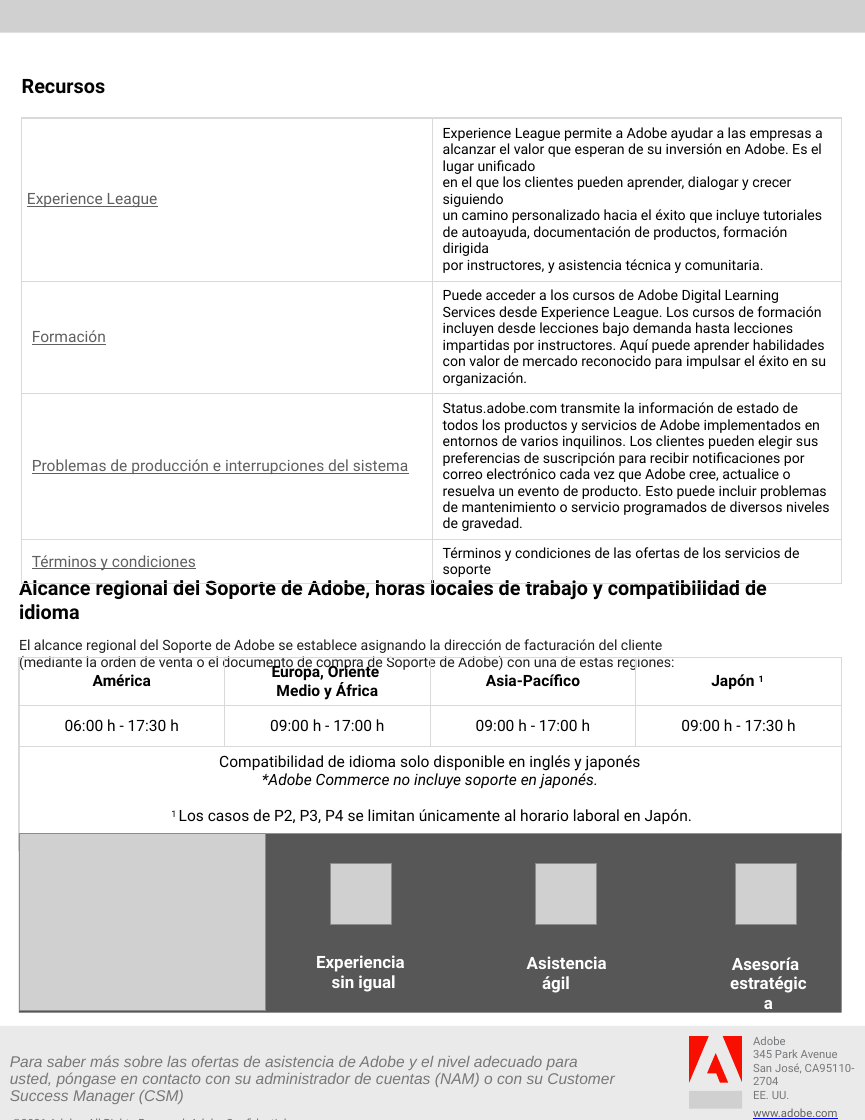
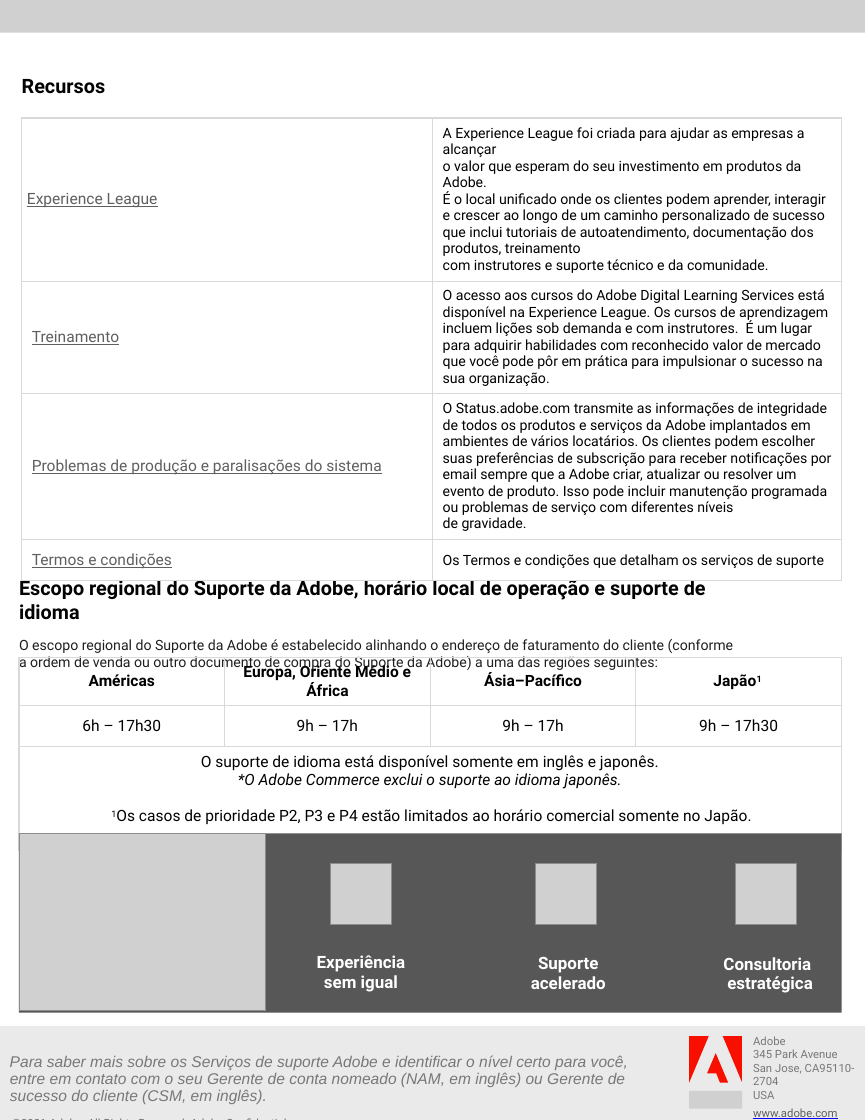
Before and after one commit to AdobeDocs/support-resources.pt-BR, a slide deck: slide 3 of help/data-sheets/assets/OnlineSupportDatasheet.pptx. Drawn at 865x1120 pixels with LibreOffice and Linux fonts; fonts in the diff are those of the drawing; grey boxes stand for pictures; background and template pictures are left out. Boxes give left, top, right and bottom in pixels: in the first picture for what was removed or moved away, otherwise in the second. Text is boxed around its words. In the diff, an @@ line names an element or a change of style, - is before the commit and + after.

```diff
--- a/help/data-sheets/assets/OnlineSupportDatasheet.pptx
+++ b/help/data-sheets/assets/OnlineSupportDatasheet.pptx
@@ table at [21,118,842,573] @@
-row 1, column 2: Experience League permite a Adobe ayudar a las empresas a alcanzar el valor que esperan de su inversión en Adobe. Es el lugar unificado en el que los clientes pueden aprender, dialogar y crecer siguiendo un camino personalizado hacia el éxito que incluye tutoriales de autoayuda, documentación de productos, formación dirigida por instructores, y asistencia técnica y comunitaria.
+row 1, column 2: A Experience League foi criada para ajudar as empresas a alcançar o valor que esperam do seu investimento em produtos da Adobe. É o local unificado onde os clientes podem aprender, interagir e crescer ao longo de um caminho personalizado de sucesso que inclui tutoriais de autoatendimento, documentação dos produtos, treinamento com instrutores e suporte técnico e da comunidade.
-row 2, column 1: Formación
+row 2, column 1: Treinamento
-row 2, column 2: Puede acceder a los cursos de Adobe Digital Learning Services desde Experience League. Los cursos de formación incluyen desde lecciones bajo demanda hasta lecciones impartidas por instructores. Aquí puede aprender habilidades con valor de mercado reconocido para impulsar el éxito en su organización.
+row 2, column 2: O acesso aos cursos do Adobe Digital Learning Services está disponível na Experience League. Os cursos de aprendizagem incluem lições sob demanda e com instrutores. É um lugar para adquirir habilidades com reconhecido valor de mercado que você pode pôr em prática para impulsionar o sucesso na sua organização.
-row 3, column 1: Problemas de producción e interrupciones del sistema
+row 3, column 1: Problemas de produção e paralisações do sistema
-row 3, column 2: Status.adobe.com transmite la información de estado de todos los productos y servicios de Adobe implementados en entornos de varios inquilinos. Los clientes pueden elegir sus preferencias de suscripción para recibir notificaciones por correo electrónico cada vez que Adobe cree, actualice o resuelva un evento de producto. Esto puede incluir problemas de mantenimiento o servicio programados de diversos niveles de gravedad.
+row 3, column 2: O Status.adobe.com transmite as informações de integridade de todos os produtos e serviços da Adobe implantados em ambientes de vários locatários. Os clientes podem escolher suas preferências de subscrição para receber notificações por email sempre que a Adobe criar, atualizar ou resolver um evento de produto. Isso pode incluir manutenção programada ou problemas de serviço com diferentes níveis de gravidade.
-row 4, column 1: Términos y condiciones
+row 4, column 1: Termos e condições
-row 4, column 2: Términos y condiciones de las ofertas de los servicios de soporte
+row 4, column 2: Os Termos e condições que detalham os serviços de suporte
@@ text at [19,581,734,672]: text changed @@
-Alcance regional del Soporte de Adobe, horas locales de trabajo y compatibilidad de idioma
-El alcance regional del Soporte de Adobe se establece asignando la dirección de facturación del cliente
-(mediante la orden de venta o el documento de compra de Soporte de Adobe) con una de estas regiones:
+Escopo regional do Suporte da Adobe, horário local de operação e suporte de idioma
+O escopo regional do Suporte da Adobe é estabelecido alinhando o endereço de faturamento do cliente (conforme a ordem de venda ou outro documento de compra do Suporte da Adobe) a uma das regiões seguintes:
@@ table at [19,657,842,844] @@
-row 1: América | Europa, Oriente Medio y África | Asia-Pacífico | Japón 1
+row 1: Américas | Europa, Oriente Médio e África | Ásia–Pacífico | Japão1
-row 2: 06:00 h - 17:30 h | 09:00 h - 17:00 h | 09:00 h - 17:00 h | 09:00 h - 17:30 h
+row 2: 6h – 17h30 | 9h – 17h | 9h – 17h | 9h – 17h30
-row 3, column 1: Compatibilidad de idioma solo disponible en inglés y japonés / *Adobe Commerce no incluye soporte en japonés. / 1 Los casos de P2, P3, P4 se limitan únicamente al horario laboral en Japón.
+row 3, column 1: O suporte de idioma está disponível somente em inglês e japonês. / *O Adobe Commerce exclui o suporte ao idioma japonês. / 1Os casos de prioridade P2, P3 e P4 estão limitados ao horário comercial somente no Japão.
@@ text at [317,955,406,992]: text changed @@
-Experiencia sin igual
+Experiência sem igual
@@ text at [531,957,606,989]: text changed @@
-Asistencia ágil
+Suporte acelerado
@@ text at [723,957,813,993]: text changed @@
-Asesoría estratégica
+Consultoria estratégica
@@ text at [10,1055,628,1104]: text changed @@
-Para saber más sobre las ofertas de asistencia de Adobe y el nivel adecuado para usted, póngase en contacto con su administrador de cuentas (NAM) o con su Customer Success Manager (CSM)
+Para saber mais sobre os Serviços de suporte Adobe e identificar o nível certo para você, entre em contato com o seu Gerente de conta nomeado (NAM, em inglês) ou Gerente de sucesso do cliente (CSM, em inglês).
@@ text at [753,1064,855,1099]: text changed @@
-San José, CA95110-2704
-EE. UU.
+San Jose, CA95110-2704
+USA
```
Also in this commit, not shown: 2 other slides changed, 7 other files.
